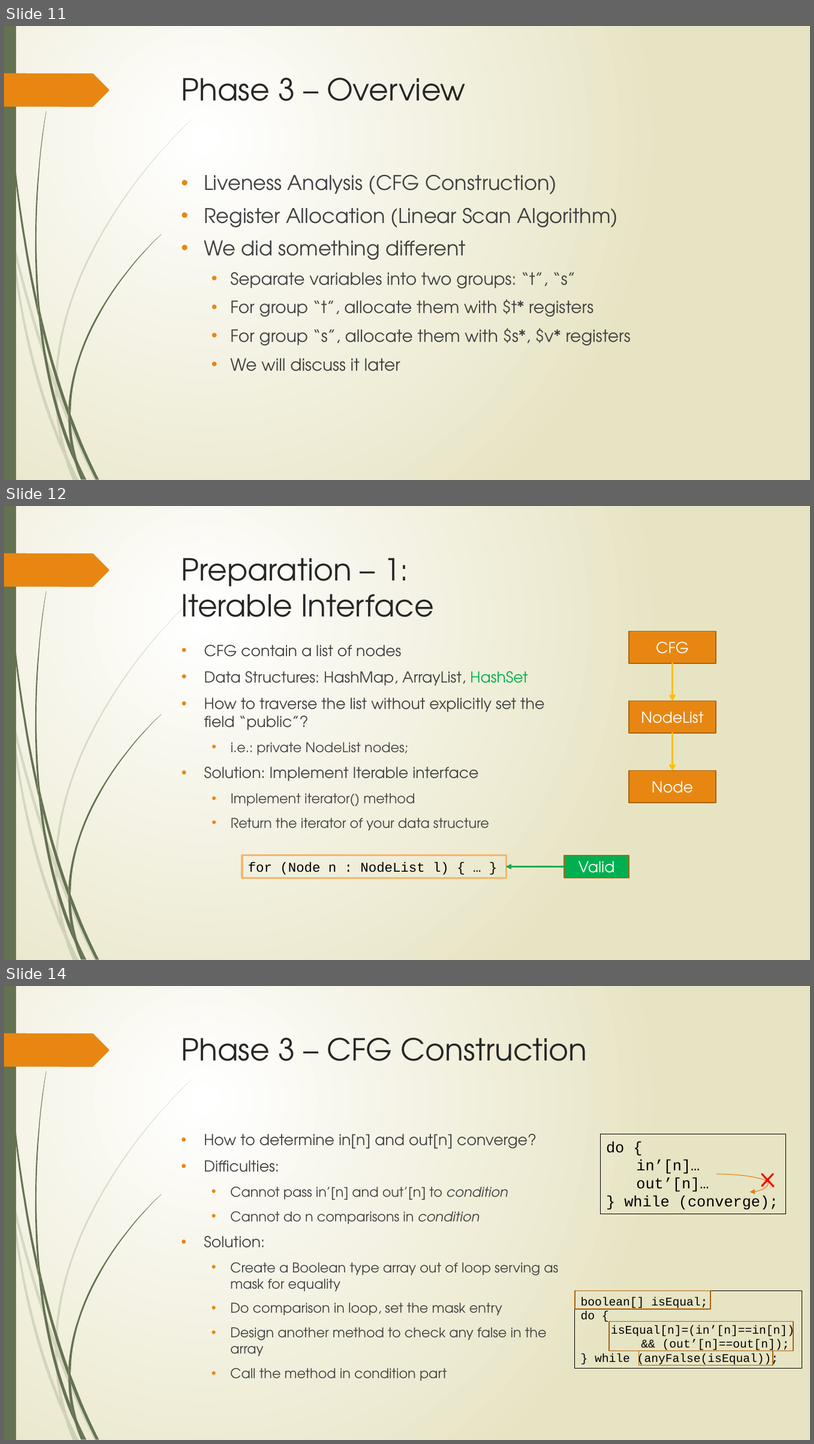
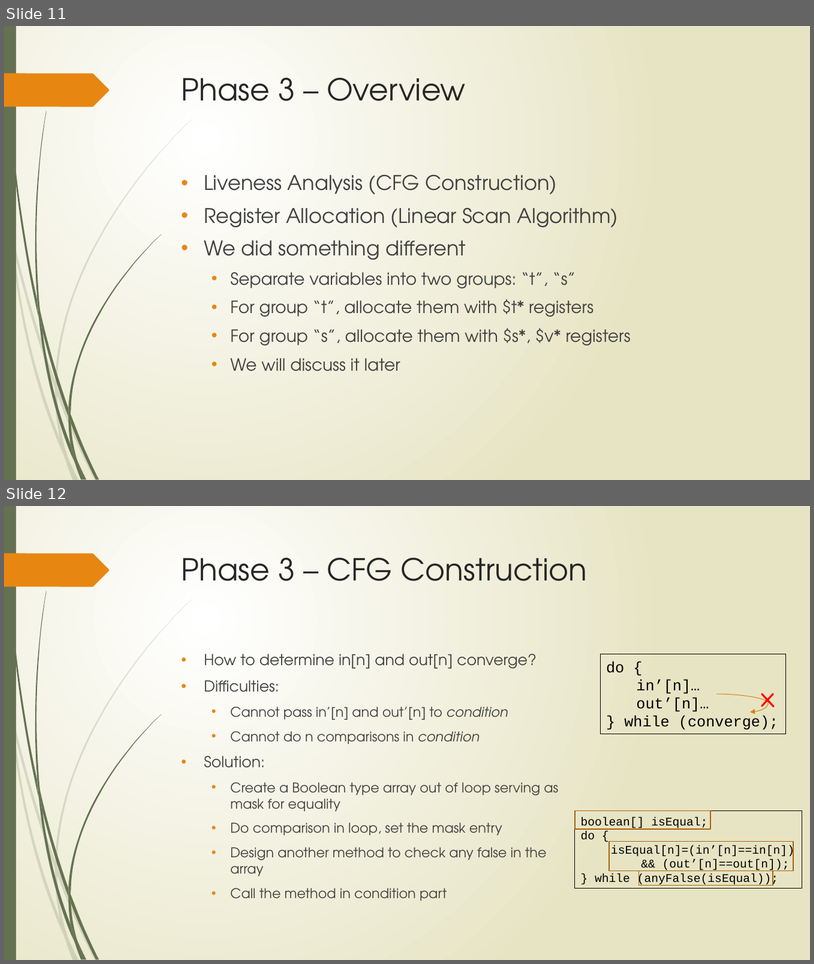
Before and after one commit to HyperMaximum/Compiler-Project, a slide deck: CS179E-final-pre-small.pptx. Shown one above the other, each under a label of ours: slides 11, 12 and 14 before the commit, slides 11 and 12 after it; the slides between them are not shown. The pictures are 814x1444 and 814x964 pixels, drawn with LibreOffice and Linux fonts; fonts in the diff are those of the drawing. Boxes give left, top, right and bottom in pixels: in the first picture for what was removed or moved away, otherwise in the second. Text is boxed around its words. In the diff, an @@ line names an element or a change of style, - is before the commit and + after.

```diff
--- a/CS179E-final-pre-small.pptx
+++ b/CS179E-final-pre-small.pptx
@@ slide 12 removed at (4,506,810,960), background gradient #FFFFFF to #E8E6C4; not listed: 24 template elements that a slide beside it also shows @@
@@ title removed at (182,558,434,617) @@
-Preparation – 1:
-Iterable Interface
@@ rectangle removed at (630,631,716,663) @@
-CFG
@@ text removed at (204,645,545,831) @@
-• CFG contain a list of nodes
-• Data Structures: HashMap, ArrayList, HashSet
-• How to traverse the list without explicitly set the field “public”?
-  • i.e.: private NodeList nodes;
-• Solution: Implement Iterable interface
-  • Implement iterator() method
-  • Return the iterator of your data structure
@@ arrow removed from (673, 663) to (673, 701) @@
@@ rectangle removed at (630,701,716,733) @@
-NodeList
@@ arrow removed from (673, 733) to (673, 771) @@
@@ rectangle removed at (630,771,716,802) @@
-Node
@@ rectangle removed at (242,855,507,877) @@
-for (Node n : NodeList l) { … }
@@ rectangle removed at (565,855,630,877) @@
-Valid
@@ arrow removed from (565, 867) to (507, 867) @@
@@ arrow removed from (565, 867) to (507, 867) @@
@@ what was slide 14 is now slide 12 @@
```
Also in this commit, not shown: 2 slides changed, 2 other slides removed.
